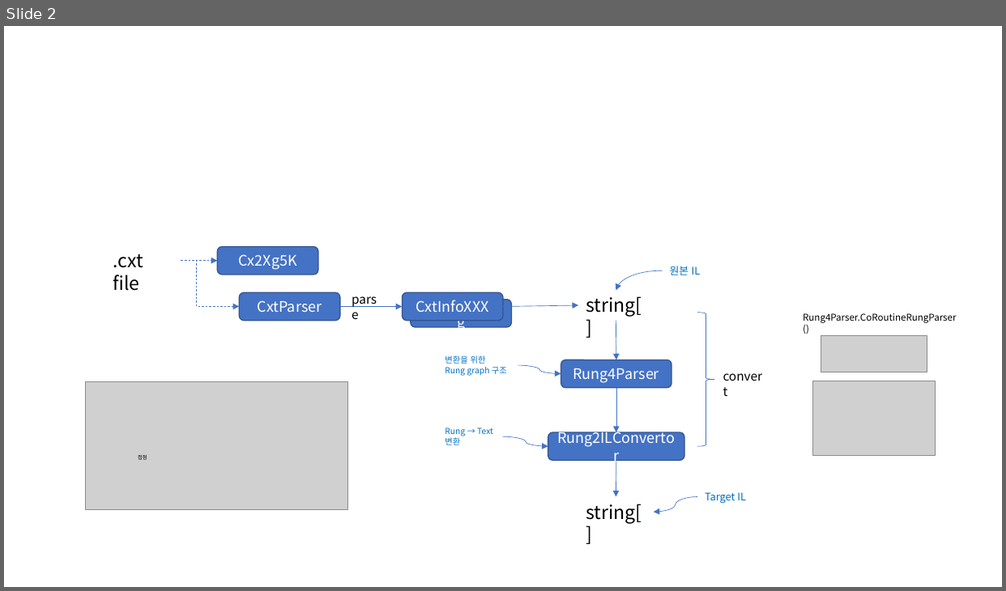
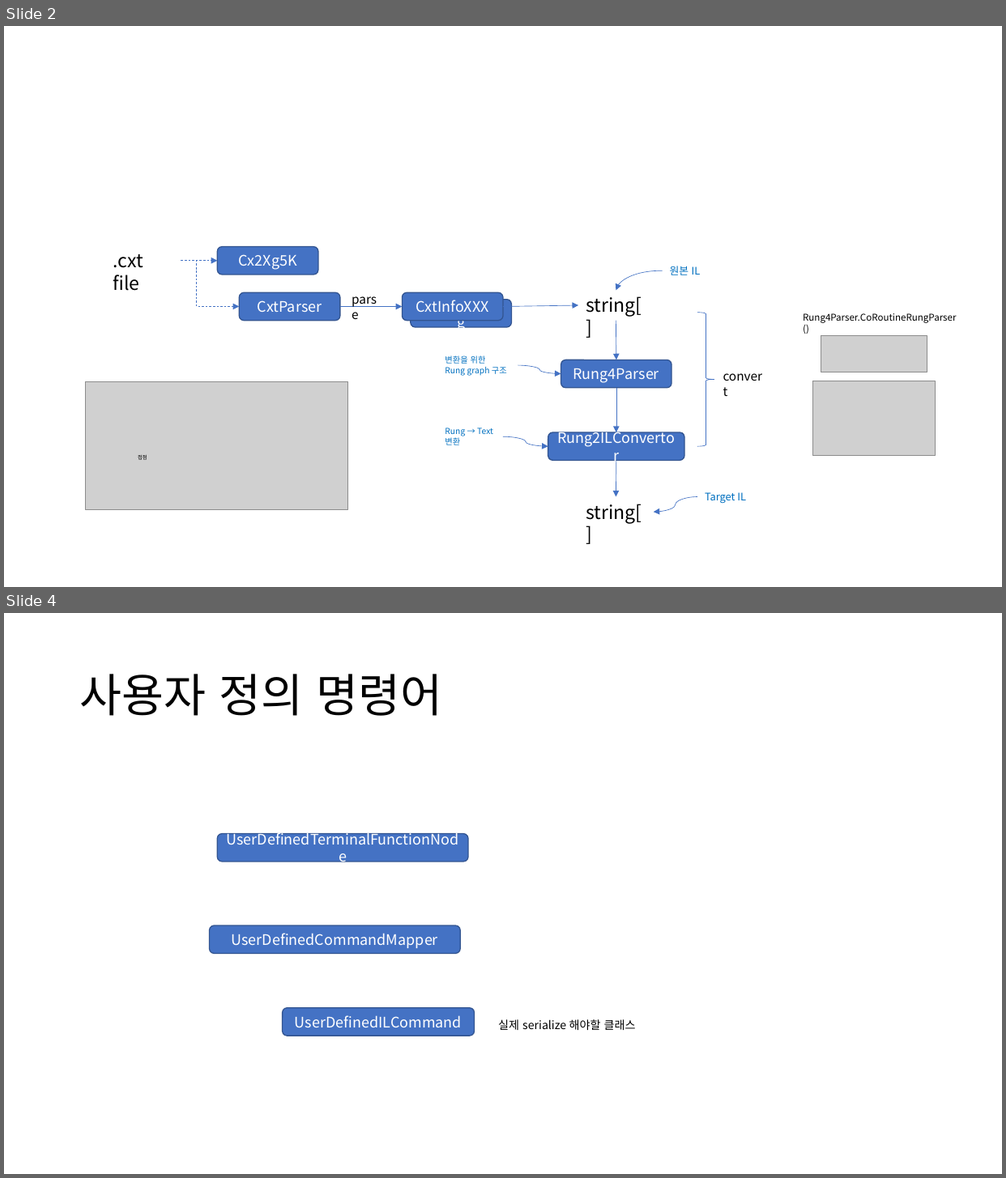
Before and after one commit to kwak52/public, a slide deck: Documents/Design.pptx. Shown one above the other, each under a label of ours: slide 2 before the commit, slides 2 and 4 after it; the slides between them are not shown. The pictures are 1006x591 and 1006x1178 pixels, drawn with LibreOffice and Linux fonts; fonts in the diff are those of the drawing; grey boxes stand for pictures. Boxes give left, top, right and bottom in pixels: in the first picture for what was removed or moved away, otherwise in the second. Text is boxed around its words. In the diff, an @@ line names an element or a change of style, - is before the commit and + after.

Commit message:
- LSIS 옴론 PLC 변환기   * 사용자 정의 명령어

```diff
--- a/Documents/Design.pptx
+++ b/Documents/Design.pptx
@@ slide 4 added at (4, 613, 1002, 1174), background #FFFFFF @@
@@ title added at (80, 674, 442, 716), 44 pt, text #000000 @@
+사용자 정의 명령어
@@ rounded rectangle added at (217, 834, 468, 862), fill #4472C4, outline #325491 1 pt, 14 pt, text #FFFFFF @@
+UserDefinedTerminalFunctionNode
@@ rounded rectangle added at (209, 926, 460, 954), fill #4472C4, outline #325491 1 pt, 14 pt, text #FFFFFF @@
+UserDefinedCommandMapper
@@ rounded rectangle added at (283, 1008, 474, 1036), fill #4472C4, outline #325491 1 pt, 14 pt, text #FFFFFF @@
+UserDefinedILCommand
@@ text added at (498, 1020, 636, 1030), 11 pt, text #000000 @@
+실제 serialize 해야할 클래스
```
Also in this commit, not shown: 1 other slide added, 17 other files.
